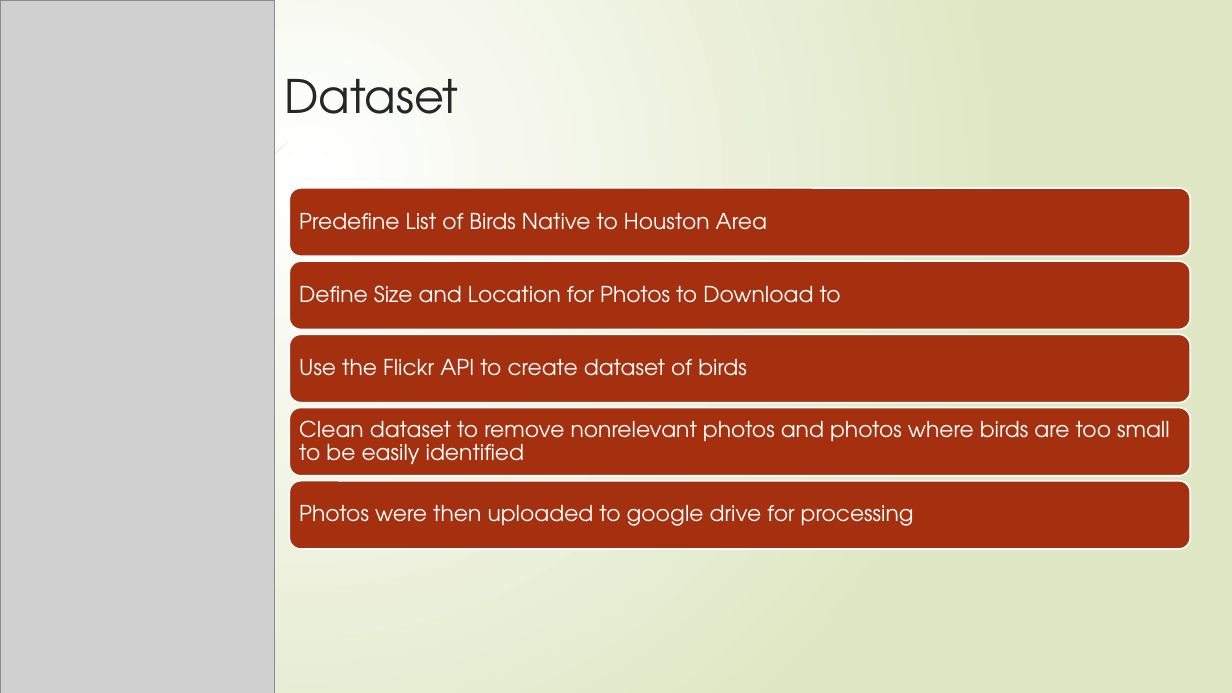
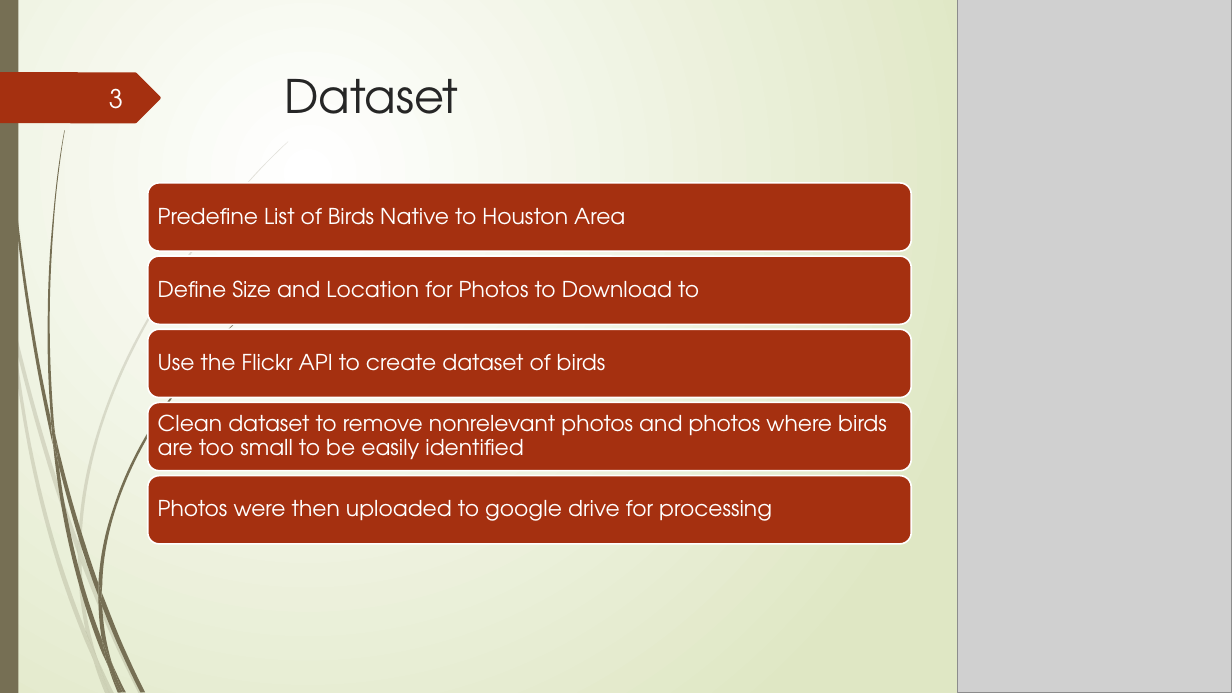
Before and after one commit to CrystalRae90/Machine_Learning_Project, a slide deck: slide 3 of Presentation.pptx. Drawn at 1232x693 pixels with LibreOffice and Linux fonts; fonts in the diff are those of the drawing; grey boxes stand for pictures. Boxes give left, top, right and bottom in pixels: in the first picture for what was removed or moved away, otherwise in the second. Text is boxed around its words. In the diff, an @@ line names an element or a change of style, - is before the commit and + after.

Commit message:
Adding updated powerpoint

```diff
--- a/Presentation.pptx
+++ b/Presentation.pptx
@@ picture: place and size @@
-picture at box(0, 0, 275, 693)
+picture at box(958, 0, 1232, 693)
@@ page number added at box(109, 88, 123, 109), 20 pt, text #FEFFFF @@
+3
@@ rounded rectangle: place and size @@
-rounded rectangle at box(289, 188, 1190, 256)
+rounded rectangle at box(148, 183, 911, 251)
@@ text "Predefine List of Birds Native ...": place and size @@
-text "Predefine List of Birds Native ..." at box(299, 213, 767, 230)
+text "Predefine List of Birds Native ..." at box(158, 208, 625, 225)
@@ rounded rectangle: place and size @@
-rounded rectangle at box(289, 262, 1190, 330)
+rounded rectangle at box(148, 256, 911, 324)
@@ text "Define Size and Location for ...": place and size @@
-text "Define Size and Location for ..." at box(299, 285, 841, 303)
+text "Define Size and Location for ..." at box(158, 280, 699, 298)
@@ rounded rectangle: place and size @@
-rounded rectangle at box(289, 335, 1190, 403)
+rounded rectangle at box(148, 329, 911, 397)
@@ text "Use the Flickr API to ...": place and size @@
-text "Use the Flickr API to ..." at box(299, 359, 747, 376)
+text "Use the Flickr API to ..." at box(158, 354, 606, 371)
@@ rounded rectangle: place and size @@
-rounded rectangle at box(289, 408, 1190, 476)
+rounded rectangle at box(148, 403, 911, 471)
@@ text "Clean dataset to remove nonrelevant ..." rewrapped from box(299, 420, 1170, 465) to box(158, 414, 887, 460) @@
@@ rounded rectangle: place and size @@
-rounded rectangle at box(289, 481, 1190, 549)
+rounded rectangle at box(148, 476, 911, 544)
@@ text "Photos were then uploaded to ...": place and size @@
-text "Photos were then uploaded to ..." at box(299, 505, 914, 526)
+text "Photos were then uploaded to ..." at box(158, 500, 772, 521)
@@ group added at box(10, 319, 97, 660): 4 freeform shapes @@
@@ group added at box(47, 130, 240, 667): 7 freeform shapes @@
```
Also in this commit, not shown: 7 other slides changed, 3 slides added, 1 slide removed.
